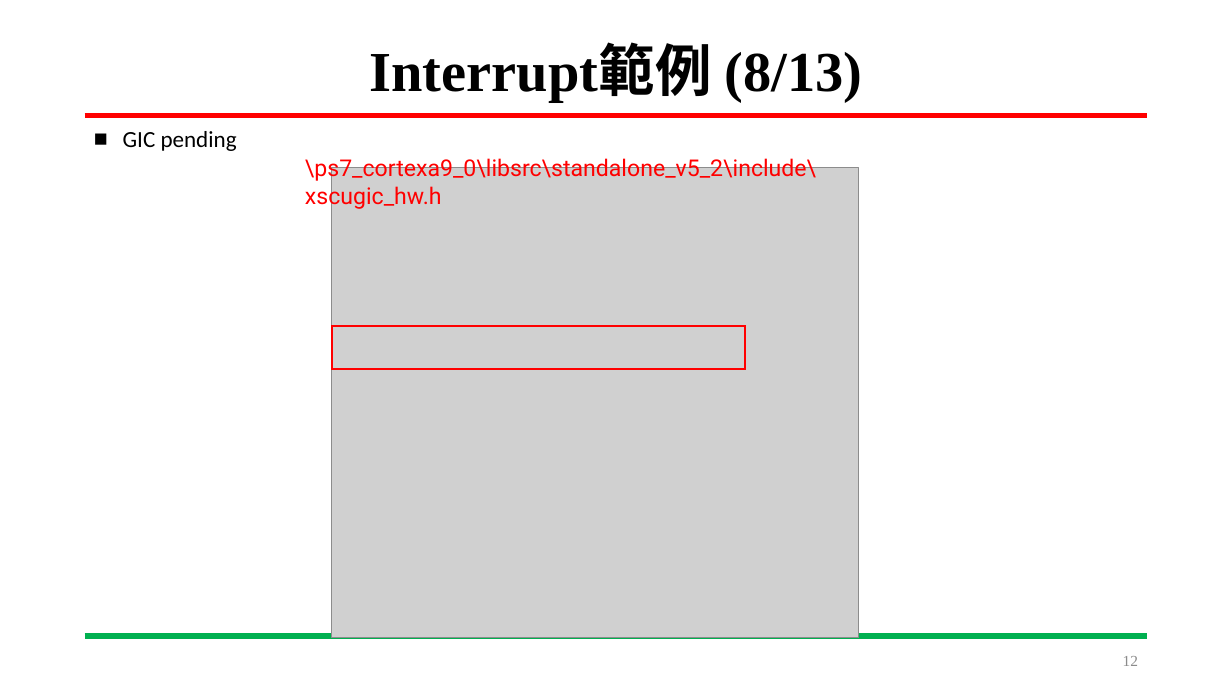
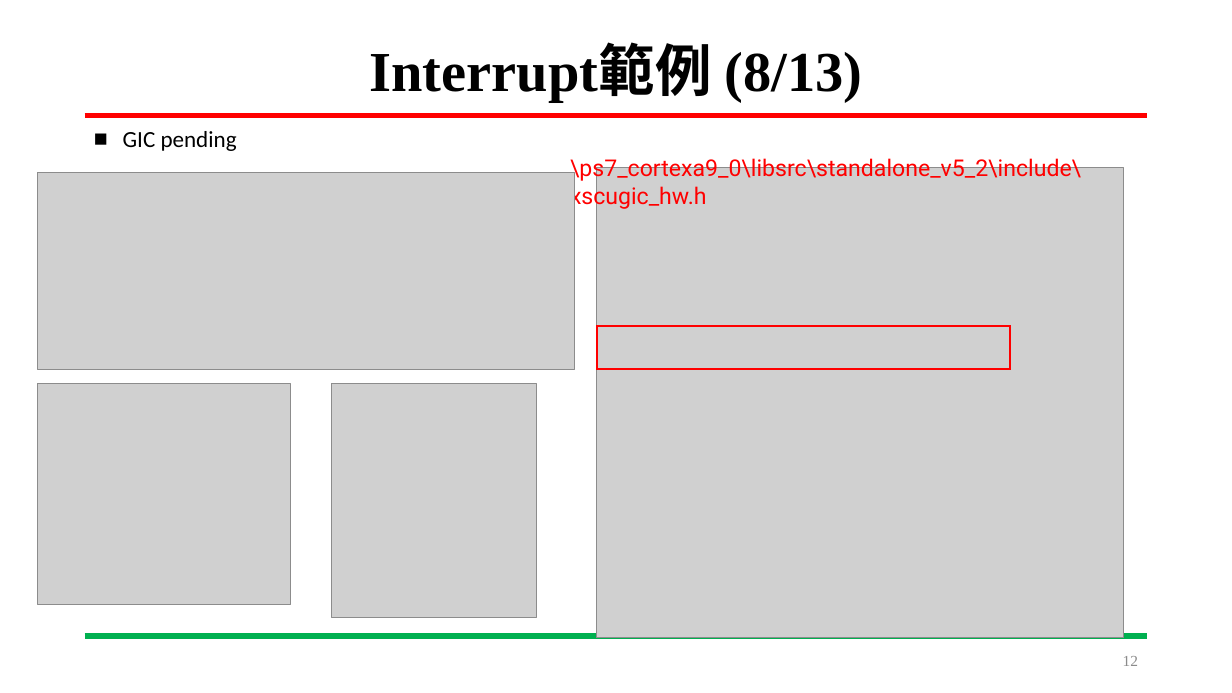
Before and after one commit to LIAO-YANXIANG/SYSTEM-ON-CHIP-DESIGN, a slide deck: slide 12 of DevelopmentLog/Pingpong.pptx. Drawn at 1232x693 pixels with LibreOffice and Linux fonts; fonts in the diff are those of the drawing; grey boxes stand for pictures. Boxes give left, top, right and bottom in pixels: in the first picture for what was removed or moved away, otherwise in the second. Text is boxed around its words. In the diff, an @@ line names an element or a change of style, - is before the commit and + after.

```diff
--- a/DevelopmentLog/Pingpong.pptx
+++ b/DevelopmentLog/Pingpong.pptx
@@ picture added at (38, 172, 575, 370) @@
@@ 1 text, 1 picture, 1 rectangle: place and size @@
-1 text, 1 picture, 1 rectangle at (305, 156, 859, 639)
+1 text, 1 picture, 1 rectangle at (570, 156, 1124, 639)
@@ picture added at (38, 384, 290, 605) @@
@@ picture added at (332, 384, 536, 617) @@
```
Also in this commit, not shown: 3 other slides changed.
